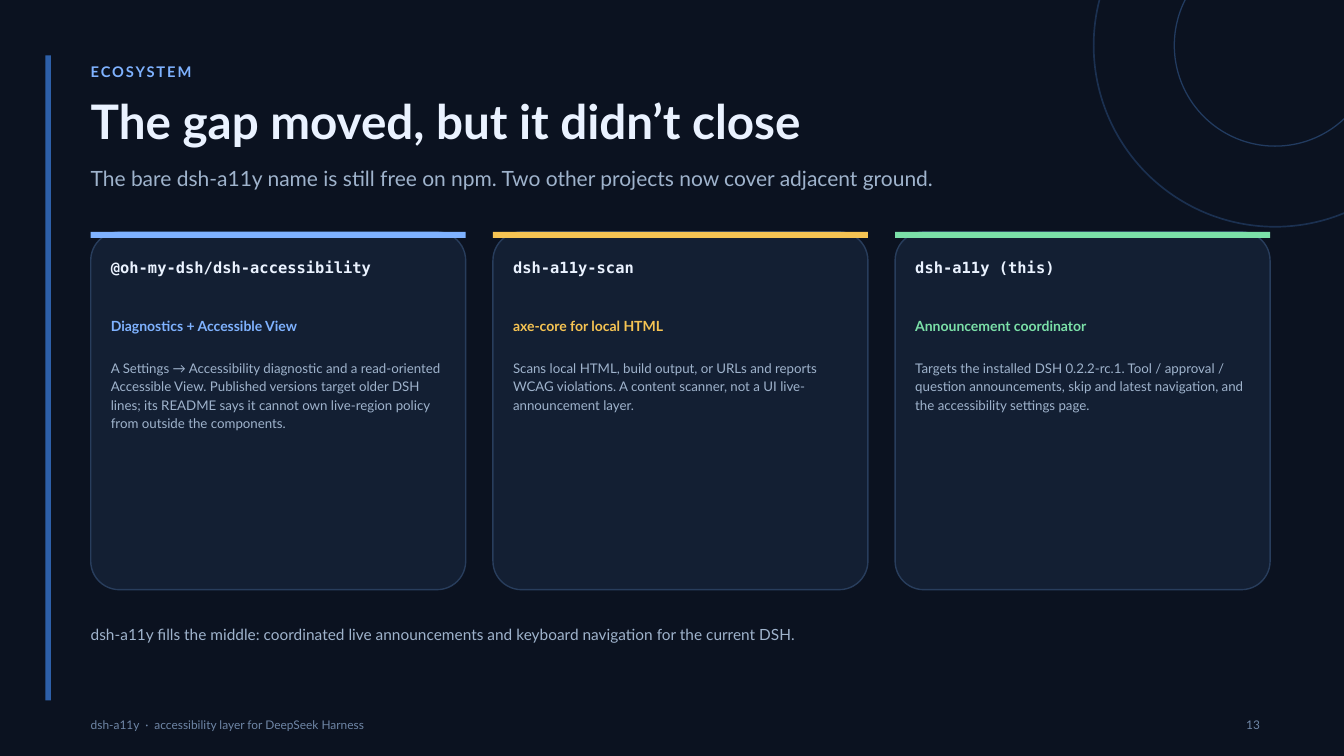
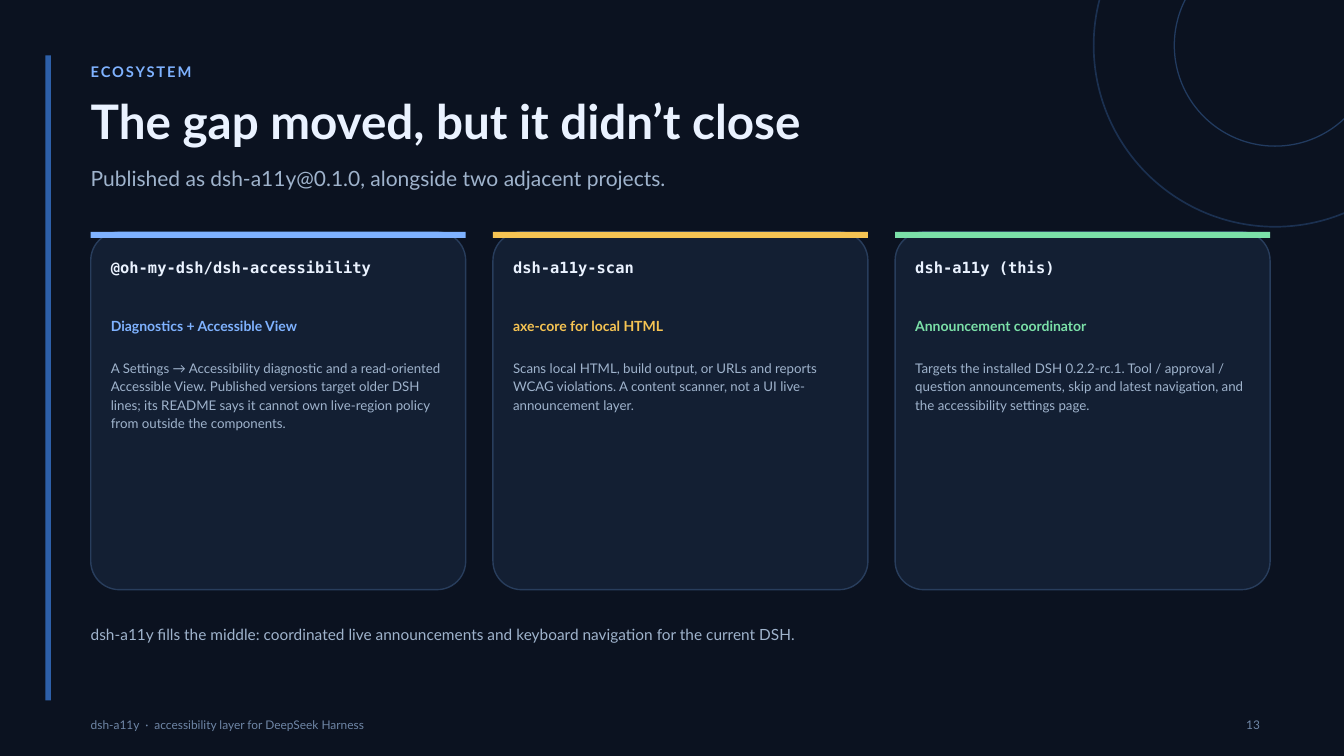
Before and after one commit to tespio/dsh-a11y, a slide deck: slide 13 of docs/dsh-a11y-presentation.pptx. Drawn at 1344x756 pixels with LibreOffice and Linux fonts; fonts in the diff are those of the drawing. Boxes give left, top, right and bottom in pixels: in the first picture for what was removed or moved away, otherwise in the second. Text is boxed around its words. In the diff, an @@ line names an element or a change of style, - is before the commit and + after.

```diff
--- a/docs/dsh-a11y-presentation.pptx
+++ b/docs/dsh-a11y-presentation.pptx
@@ text at bbox=[91, 170, 666, 190]: text changed @@
-The bare dsh-a11y name is still free on npm. Two other projects now cover adjacent ground.
+Published as dsh-a11y@0.1.0, alongside two adjacent projects.
```
Also in this commit, not shown: 1 other slide changed, 2 other files.
